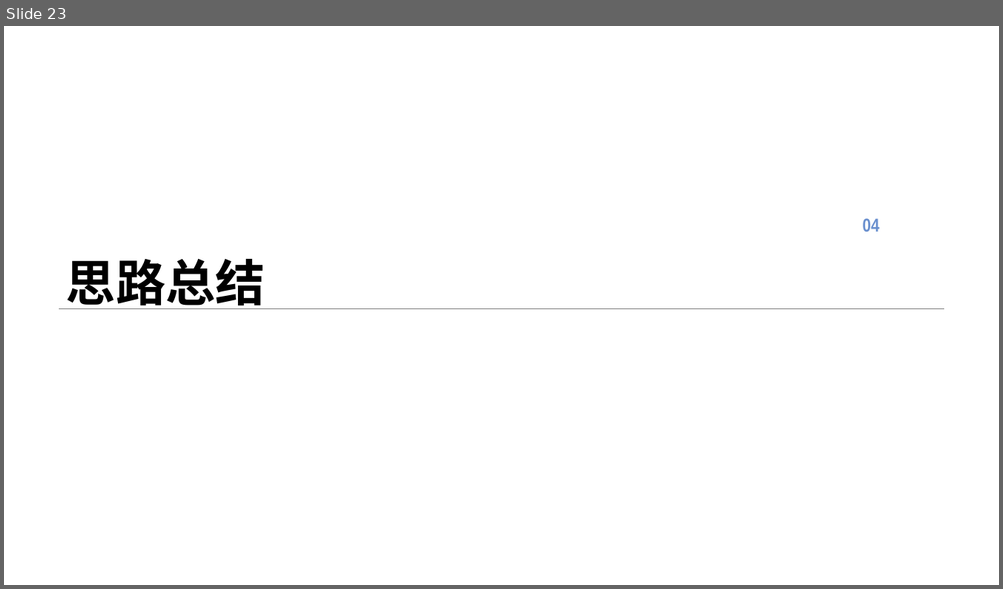
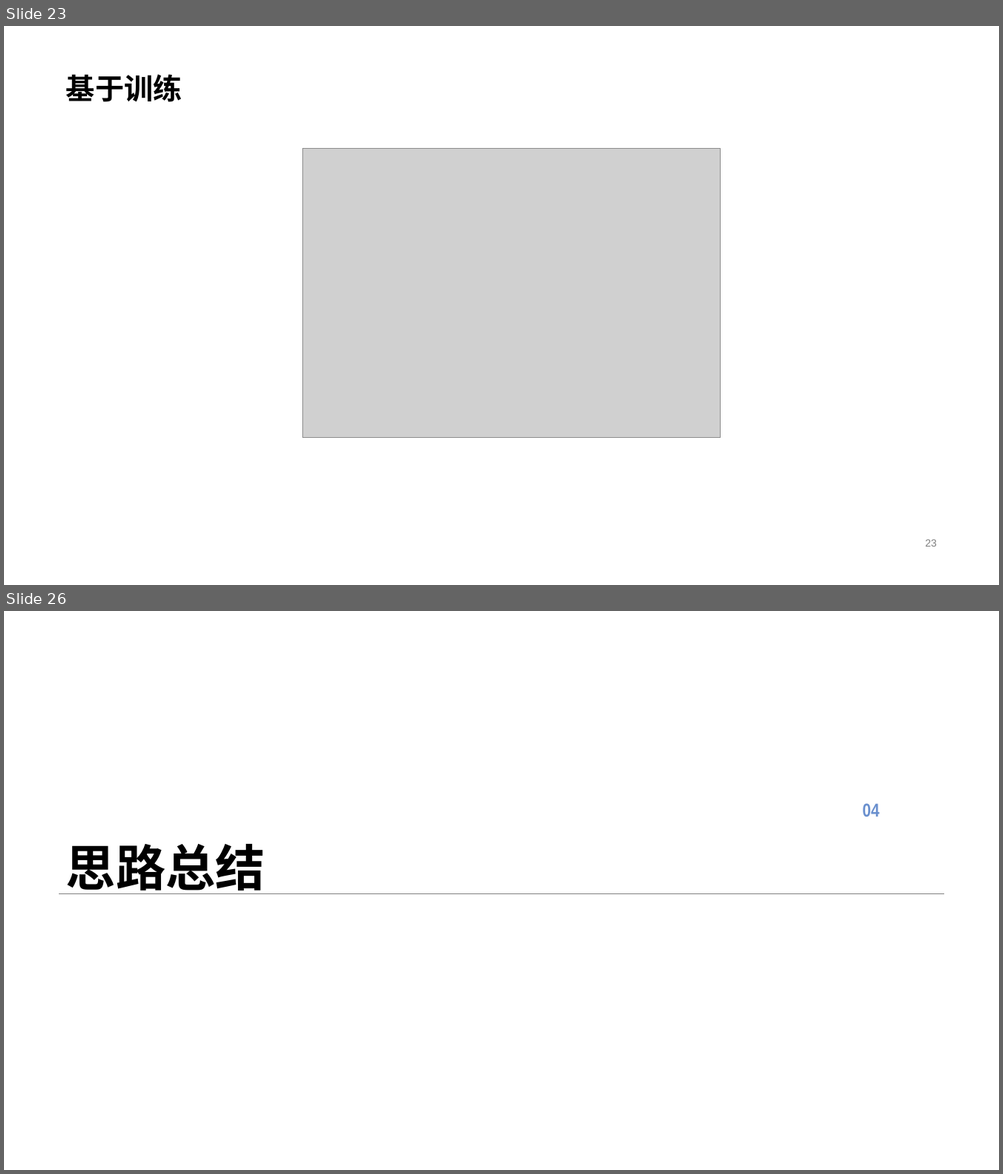
Before and after one commit to Z769018860/AI-final-project, a slide deck: 10_张丽玮.pptx. Shown one above the other, each under a label of ours: slide 23 before the commit, slides 23 and 26 after it; the slides between them are not shown. The pictures are 1003x589 and 1003x1174 pixels, drawn with LibreOffice and Linux fonts; fonts in the diff are those of the drawing; grey boxes stand for pictures; background and template pictures are left out. Boxes give left, top, right and bottom in pixels: in the first picture for what was removed or moved away, otherwise in the second. Text is boxed around its words. In the diff, an @@ line names an element or a change of style, - is before the commit and + after.

```diff
--- a/10_张丽玮.pptx
+++ b/10_张丽玮.pptx
@@ slide 23 added at [4,26,999,585], background #FFFFFF @@
@@ title added at [66,74,182,102], 28 pt, text #000000, bold @@
+基于训练
@@ picture added at [302,149,720,439] @@
@@ page number added at [925,540,936,547], 10 pt, text #808080 @@
+23
@@ what was slide 23 is now slide 26 @@
```
Also in this commit, not shown: 1 slide changed, 2 other slides added, 16 other files.
